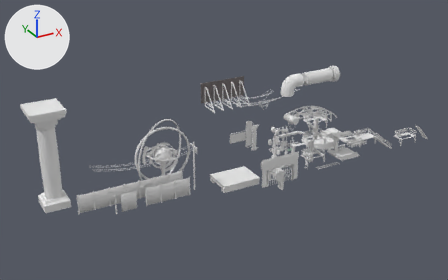
An edit to the FBX model Assets/ART/Mesh/Environment/DecorationSet.fbx, drawn before and after from the same camera.
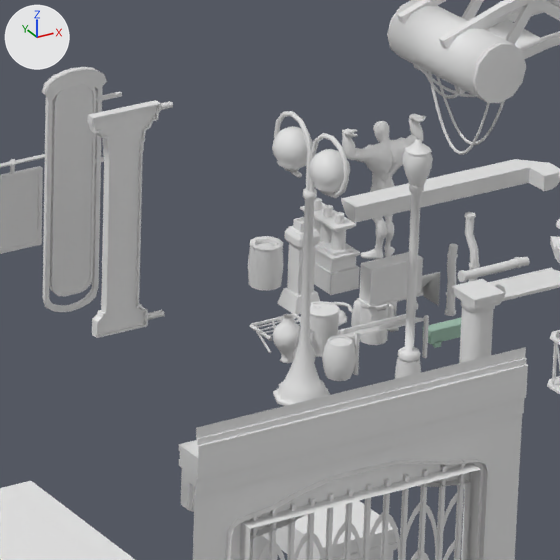
There are two pictures of each version: one whole from a 50 mm camera at (-91.1, -58.0, 57.3) aimed at (-34.7, 44.6, 6.0), one close up on the part from 54% to 68% of the width and 41% to 62% of the height. The axes (+X, +Y, +Z) are drawn at upper left. The lights are the same throughout. Where no turn or scale is listed for an object, it has been applied to the vertices. Vertices at the same position are counted once.

The older version as bpy lines, for what is in view:
```python
me_ad_sign03 = bpy.data.meshes.new('AD_Sign03')
me_ad_sign03.from_pydata(...)  # 262 vertices, 256 faces; spans x -2.15..0.04, y -0.12..0.12, z -2.83..2.77
me_plane_080 = bpy.data.meshes.new('Plane.080')
me_plane_080.from_pydata(...)  # 12 vertices, 8 faces; spans x -4.4..0.0, y 0.0..0.6, z 0.0..0.4
me_streetlamp01 = bpy.data.meshes.new('StreetLamp01')
me_streetlamp01.from_pydata(...)  # 532 vertices, 532 faces; spans x -0.71..0.71, y -1.55..1.54, z 0.0..7.02
me_streetlamp02 = bpy.data.meshes.new('StreetLamp02')
me_streetlamp02.from_pydata(...)  # 176 vertices, 170 faces; spans x -0.36..0.36, y -0.36..0.36, z 0.0..6.46
ob_ad_sign03_001 = bpy.data.objects.new('AD_Sign03.001', me_ad_sign03)
ob_ad_sign03_001.location = (-25.97, 44.84, 4.87)
ob_rinnelong = bpy.data.objects.new('RinneLong', me_plane_080)
ob_rinnelong.location = (-16.83, 44.04, 3.85)
ob_streetlamp02_001 = bpy.data.objects.new('StreetLamp02.001', me_streetlamp01)
ob_streetlamp02_001.location = (-22.97, 43.39, -0.05)
ob_streetlamp_002 = bpy.data.objects.new('StreetLamp.002', me_streetlamp02)
ob_streetlamp_002.location = (-20.6, 42.47, -0.05)
# also in view: 'RinneCorner' at (-16.2, 44.0, 4.0); 'MetalConstruct_curved.005' at (-17.7, 38.1, 10.4); 'Bridge_small_start.003' at (-27.0, 38.0, -1.3); 'AC.001' at (-20.0, 44.2, 1.9); 'Gate.002' at (-28.6, 32.5, 3.0)
```
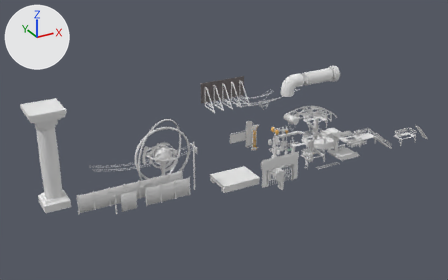
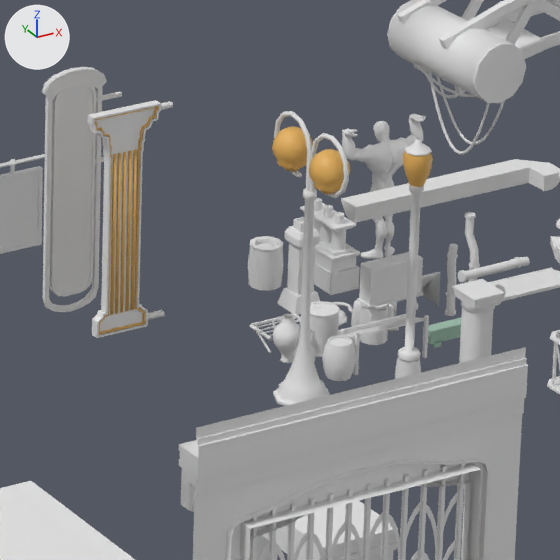
Location of each change, [x1, y1, x2, y2] in pixels of the close-ups (560 x 560 px):
part 1 of me_streetlamp02, recoloured
    both: [403, 151, 433, 187]
part 2 of me_streetlamp01, recoloured (white to orange)
    both: [272, 126, 350, 194]
part 3 of me_ad_sign03, added
    after: [130, 149, 137, 310]
part 4 of me_ad_sign03, added
    after: [120, 152, 126, 313]
part 5 of me_ad_sign03, added
    after: [125, 151, 132, 311]
part 6 of me_ad_sign03, added
    after: [115, 153, 121, 314]
part 7 of me_ad_sign03, added
    after: [110, 154, 116, 315]
part 8 of me_ad_sign03, added
    after: [94, 106, 158, 335]

The change in detail:
Material 'Material.004' (mat_material_004) is new.
Its base color is (0.8, 0.8, 0.8) (white #e7e7e7).
Material 'LightEmission' (mat_lightemission) is new.
Its base color is (0.8, 0.449, 0.108) (orange #e7b35c).
me_streetlamp01 has 532 vertices, 532 faces and spans x -0.71..0.71, y -1.55..1.54, z 0.0..7.02.
me_streetlamp01 is used by ob_streetlamp02_001; location (-22.97, 43.39, -0.05).
me_streetlamp01 part 2: 240 of the faces centred in x -0.43..0.43, y -1.22..1.21, z 5.59..6.6 switch from no material to mat_lightemission (orange #e7b35c).
me_streetlamp01 now uses material mat_material_004 (white #e7e7e7).
me_ad_sign03 is used by ob_ad_sign03_001; location (-25.97, 44.84, 4.87).
me_ad_sign03 had 262 vertices, 256 faces and spanned x -2.15..0.04, y -0.12..0.12, z -2.83..2.77.
me_ad_sign03 now has 438 vertices, 422 faces and spans x -2.15..0.04, y -0.12..0.12, z -2.83..2.77.
me_ad_sign03 part 3: the loose piece of 8 vertices spanning x -0.56..-0.04, y -0.06..0.06, z -2.7..-2.58 is copied, and the copy is scaled about its middle by (0.11, 1.52, 35), then moved by (-0.64, 0.0, 2.33), in mat_lightemission (orange #e7b35c); it spans x -0.98..-0.91, y -0.09..0.1, z -2.33..1.71.
me_ad_sign03 part 4: the loose piece of 8 vertices spanning x -0.56..-0.04, y -0.06..0.06, z -2.7..-2.58 is copied, and the copy is scaled about its middle by (0.11, 1.52, 35), then moved by (-0.93, 0.0, 2.33), in mat_lightemission (orange #e7b35c); it spans x -1.26..-1.2, y -0.09..0.1, z -2.33..1.71.
me_ad_sign03 part 5: the loose piece of 8 vertices spanning x -0.56..-0.04, y -0.06..0.06, z -2.7..-2.58 is copied, and the copy is scaled about its middle by (0.11, 1.52, 35), then moved by (-0.78, 0.0, 2.33), in mat_lightemission (orange #e7b35c); it spans x -1.12..-1.05, y -0.09..0.1, z -2.33..1.71.
me_ad_sign03 part 6: the loose piece of 8 vertices spanning x -0.56..-0.04, y -0.06..0.06, z -2.7..-2.58 is copied, and the copy is scaled about its middle by (0.11, 1.52, 35), then moved by (-1.07, 0.0, 2.33), in mat_lightemission (orange #e7b35c); it spans x -1.4..-1.34, y -0.09..0.1, z -2.33..1.71.
me_ad_sign03 part 7: the loose piece of 8 vertices spanning x -0.56..-0.04, y -0.06..0.06, z -2.7..-2.58 is copied, and the copy is scaled about its middle by (0.11, 1.52, 35), then moved by (-1.19, 0.0, 2.33), in mat_lightemission (orange #e7b35c); it spans x -1.53..-1.46, y -0.09..0.1, z -2.33..1.71.
me_ad_sign03 part 8: a new loose piece of 136 vertices spanning x -2.09..-0.37, y -0.09..0.1, z -2.77..2.71, in mat_lightemission (orange #e7b35c).
me_ad_sign03 now uses material mat_material_004 (white #e7e7e7).
me_ad_sign03 now uses material mat_lightemission (orange #e7b35c).
me_streetlamp02 has 176 vertices, 170 faces and spans x -0.36..0.36, y -0.36..0.36, z 0.0..6.46.
me_streetlamp02 is used by ob_streetlamp_002; location (-20.6, 42.47, -0.05).
me_streetlamp02 part 1: 40 of the faces centred in x -0.3..0.3, y -0.3..0.3, z 5.34..6.12 switch from no material to mat_lightemission (orange #e7b35c).
me_streetlamp02 now uses material mat_material_004 (white #e7e7e7).
